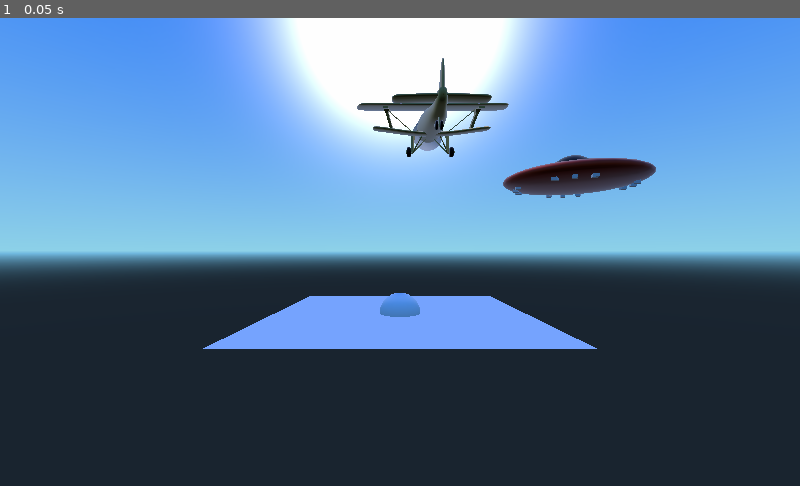
Above: before the commit, frame 1.
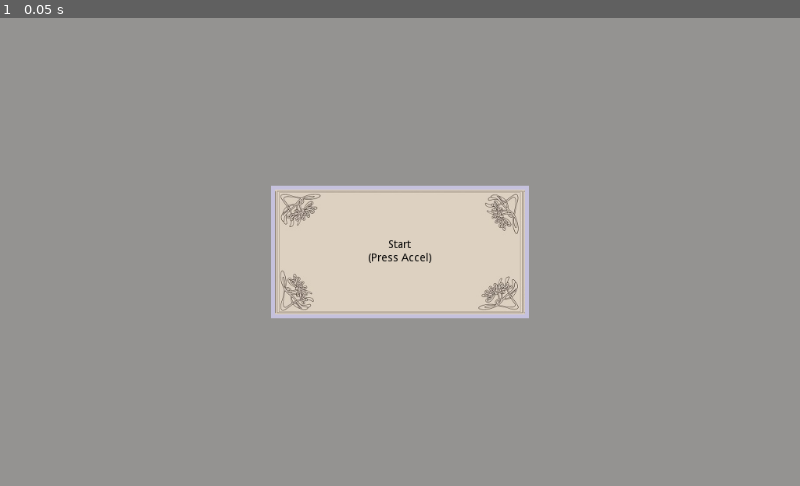
Above: after the commit, the same moment.

Repository: BrandonMakin/Gyro
Game: Godot game, scene res://menus/StartMenu.tscn
Same seed, same stepped clock (60 frames per second), same inputs: the game is played once before the commit and once after it. Before the commit the project starts from res://levels/level 01/Level01.tscn.
Inputs:
- Up to frame 1 (0.05 s): no input

The runs differ from the first frame. In frame 1, 100% of the frame differs, in the area x 0-100%, y 0-100%.

Commit message:
added menu

Diff:
--- a/gyro_godot_project/levels/demo level/Messenger.tscn
+++ b/gyro_godot_project/levels/demo level/Messenger.tscn
@@ -1,6 +1,7 @@
 [gd_scene load_steps=2 format=2]
 
-[ext_resource path="res://levels/demo level/demo.gd" type="Script" id=1]
+[ext_resource path="res://levels/level 01/demo.gd" type="Script" id=1]
+
 
 
 
--- a/gyro_godot_project/levels/demo level/demo.gd
+++ /dev/null
@@ -1,42 +0,0 @@
-extends Node
-
-var Vehicles = preload("res://levels/level 01/Vehicle.tscn")
-signal rotate
-onready var vehicle_parent = $"../vehicles"
-var vehicles_available = []
-var vehicles_occupied = []
-var players = {}
-var max_players = 2
-
-func _ready():
-	add_to_group("messengers")
-	for child in vehicle_parent.get_children():
-		vehicles_available.append(child)
-	printerr(vehicles_available)
-
-func _on_connect(new_id):
-	# When a new player connects: if there are any available vehicles,
-	# then match a player to a vehicle and make the vehicle occupied.
-	if (vehicles_available.size()):
-		players[new_id] = vehicles_available[-1]
-		vehicles_occupied.append(vehicles_available[-1])
-		vehicles_available.remove(0)
-	printerr(vehicles_available)
-
-func _physics_process(delta):
-	pass
-
-func _on_disconnect(id):
-	printerr("deleting " + id)
-	if players.has(id):
-		vehicles_available.append(players[id])
-		vehicles_occupied.remove( vehicles_occupied.find(players[id]) )
-		players.erase(id)
-	printerr(vehicles_available)
-
-func _on_rotate(id, angle, tilt):
-	players[id]._on_rotate(angle, tilt)
-
-func _on_button(id, name, state):
-	players[id]._on_button(name, state)
-	#print("Button " + name + " turned " + state)
--- a/gyro_godot_project/levels/level 01/Messenger.tscn
+++ b/gyro_godot_project/levels/level 01/Messenger.tscn
@@ -1,6 +1,7 @@
 [gd_scene load_steps=2 format=2]
 
-[ext_resource path="res://levels/demo level/demo.gd" type="Script" id=1]
+[ext_resource path="res://levels/level 01/demo.gd" type="Script" id=1]
+
 
 
 
--- a/gyro_godot_project/levels/level 01/Splitscreen.tscn
+++ b/gyro_godot_project/levels/level 01/Splitscreen.tscn
@@ -3,7 +3,7 @@
 [ext_resource path="res://levels/level 01/InterpolatedCamera.gd" type="Script" id=1]
 [ext_resource path="res://levels/level 01/Level01.tscn" type="PackedScene" id=2]
 
-[node name="Splitscreen" type="Node" index="0"]
+[node name="Splitscreen" type="Node"]
 
 [node name="Viewports" type="HBoxContainer" parent="." index="0"]
 
--- a/gyro_godot_project/levels/level 01/Vehicle.gd
+++ b/gyro_godot_project/levels/level 01/Vehicle.gd
@@ -2,6 +2,7 @@
 extends KinematicBody
 
 var velocity = Vector3()
+var desired_rotation = Vector3(0,0,0)
 
 enum Vehicle {BIPLANE, UFO}
 export(Vehicle) var vehicle_type = Vehicle.BIPLANE
@@ -15,10 +16,10 @@
 		$Biplane.visible = true
 
 func _on_rotate(angle, tilt):
-	rotation = Vector3((.5-tilt), 0, -angle/30)
-	velocity.x = angle / 2
+	desired_rotation = Vector3((-tilt), 0, -angle * 3)
+	velocity.x = angle * 45
 #	print(tilt)
-	velocity.y = (tilt-.5) * -40
+	velocity.y = (tilt) * -40
 
 func _on_button(name, state): #3 possible names for a button: accel, shoot, shock
 	#2 states for a button: on, off
@@ -30,4 +31,10 @@
 			velocity.z = 0
 
 func _physics_process(delta):
+	rotation = rotation.linear_interpolate(desired_rotation, delta * 15)
 	move_and_slide(velocity)
+
+func reset():
+	print("RESET")
+	rotation = Vector3()
+	velocity = Vector3()
--- /dev/null
+++ b/gyro_godot_project/levels/level 01/demo.gd
@@ -0,0 +1,57 @@
+extends Node
+
+var Vehicles = preload("res://levels/level 01/Vehicle.tscn")
+signal rotate
+onready var vehicle_parent = $"../vehicles"
+var vehicles_available = []
+var vehicles_occupied = []
+var players = {}
+var max_players = 2
+
+func _ready():
+	add_to_group("messengers")
+	for child in vehicle_parent.get_children():
+		vehicles_available.append(child)
+	printerr("Global.players: " + str(Global.players))
+	for i in range(min(2,Global.players.size())):
+		add_player(Global.players[i])
+	printerr(vehicles_available)
+
+func _on_connect(new_id):
+	print("new _on_connect connection")
+	# When a new player connects: if there are any available vehicles,
+	# then match a player to a vehicle and make the vehicle occupied.
+	if not vehicles_available.empty():
+		add_player(new_id)
+		printerr("players: " + str(players))
+	printerr(vehicles_available)
+
+func _physics_process(delta):
+	pass
+
+func _on_disconnect(id):
+	printerr("deleting " + id)
+	if players.has(id):
+		players[id].reset()
+		vehicles_available.append(players[id])
+		vehicles_occupied.remove( vehicles_occupied.find(players[id]) )
+		players.erase(id)
+	printerr(vehicles_available)
+
+func _on_rotate(id, angle, tilt):
+	if players.has(id):
+		players[id]._on_rotate(angle, tilt)
+#	else:
+#		print(id)
+
+func _on_button(id, name, state):
+	if players.has(id):
+		players[id]._on_button(name, state)
+	#print("Button " + name + " turned " + state)
+
+func add_player(id):
+		print("ID: " + id)
+		players[id] = vehicles_available[-1]
+		vehicles_occupied.append(vehicles_available[-1])
+		vehicles_available.remove(0)
+		print(players)
--- /dev/null
+++ b/gyro_godot_project/menus/Cursor.gd
@@ -0,0 +1,32 @@
+tool
+extends Node2D
+
+var color
+onready var target_position = position
+var speed = 1000
+var velocity = Vector2()
+
+func _ready():
+	color = Color()
+
+	color.v = 1
+	color.s = .8
+	color.h = randf()
+	update()
+
+func _process(delta):
+	position += velocity * delta * speed
+
+func _move(x, y):
+	rotation = x * PI / 2
+	velocity = velocity + (Vector2(x,y) - velocity) * .5
+
+func _draw():
+	# draw circle outline to add contrast:
+	draw_circle(Vector2(), 20, Color())
+	draw_circle(Vector2(), 18, color.contrasted())
+	draw_circle(Vector2(), 14, Color())
+	# draw rest of cursor:
+	draw_circle(Vector2(), 12, color)
+	draw_line(- Vector2(14, 0), Vector2(14, 0), Color(), 6)
+	draw_line(- Vector2(14, 0), Vector2(14, 0), color.contrasted(), 4)
--- /dev/null
+++ b/gyro_godot_project/menus/Cursor.tscn
@@ -0,0 +1,7 @@
+[gd_scene load_steps=2 format=2]
+
+[ext_resource path="res://menus/Cursor.gd" type="Script" id=1]
+
+[node name="Cursor" type="Node2D"]
+
+script = ExtResource( 1 )
--- /dev/null
+++ b/gyro_godot_project/menus/MenuObserver.gd
@@ -0,0 +1,27 @@
+extends Control
+
+var players = {}
+var cursor = preload("res://menus/Cursor.tscn")
+export(PackedScene) var level_1
+
+func _ready():
+	add_to_group("messengers")
+
+func _on_connect(id):
+	players[id] = cursor.instance()
+	players[id].position = Vector2(700, 500)
+	add_child(players[id])
+
+func _on_rotate(id, angle, tilt):
+#	print("angle: " + str(angle) + ", tilt: " + str(tilt))
+	if players.has(id):
+		players[id]._move(angle, tilt)
+
+func _on_button(id, button_name, state):
+	if button_name == "accel":
+		if $"../Start Button".get_rect().has_point( players[id].position ) :
+			get_tree().change_scene_to(level_1)
+
+func _on_disconnect(id):
+	players[id].queue_free()
+	players.erase(id)
--- /dev/null
+++ b/gyro_godot_project/menus/Start Button.gd
@@ -0,0 +1,11 @@
+extends ColorRect
+
+onready var color_no_hover = get_frame_color()
+onready var color_hover =  Color(0.957031, 0.919544, 0.869561)
+
+func _process(delta):
+	color = color_no_hover
+	for cursor in $"../MenuObserver".get_children():
+		if get_rect().has_point(cursor.position):
+			color = color_hover
+			break
--- /dev/null
+++ b/gyro_godot_project/menus/StartMenu.tscn
@@ -0,0 +1,143 @@
+[gd_scene load_steps=5 format=2]
+
+[ext_resource path="res://menus/Start Button.gd" type="Script" id=1]
+[ext_resource path="res://menus/wright menu.jpeg" type="Texture" id=2]
+[ext_resource path="res://menus/MenuObserver.gd" type="Script" id=3]
+[ext_resource path="res://levels/level 01/Splitscreen.tscn" type="PackedScene" id=4]
+
+[node name="StartMenu" type="Control"]
+
+anchor_left = 0.0
+anchor_top = 0.0
+anchor_right = 1.0
+anchor_bottom = 1.0
+rect_pivot_offset = Vector2( 0, 0 )
+rect_clip_content = false
+mouse_filter = 0
+mouse_default_cursor_shape = 0
+size_flags_horizontal = 1
+size_flags_vertical = 1
+
+[node name="QR" type="ColorRect" parent="." index="0"]
+
+anchor_left = 0.0
+anchor_top = 0.0
+anchor_right = 1.0
+anchor_bottom = 1.0
+rect_pivot_offset = Vector2( 0, 0 )
+rect_clip_content = false
+mouse_filter = 0
+mouse_default_cursor_shape = 0
+size_flags_horizontal = 1
+size_flags_vertical = 1
+color = Color( 0.582031, 0.576667, 0.569514, 1 )
+
+[node name="Start Button" type="ColorRect" parent="." index="1"]
+
+anchor_left = 0.5
+anchor_top = 0.5
+anchor_right = 0.5
+anchor_bottom = 0.5
+margin_left = -165.0
+margin_top = -85.0
+margin_right = 165.0
+margin_bottom = 85.0
+rect_min_size = Vector2( 330, 170 )
+rect_pivot_offset = Vector2( 0, 0 )
+rect_clip_content = false
+mouse_filter = 0
+mouse_default_cursor_shape = 0
+size_flags_horizontal = 1
+size_flags_vertical = 1
+color = Color( 0.77451, 0.760784, 0.870588, 1 )
+script = ExtResource( 1 )
+_sections_unfolded = [ "Rect" ]
+
+[node name="Artsy stuff" type="NinePatchRect" parent="Start Button" index="0"]
+
+anchor_left = 0.5
+anchor_top = 0.5
+anchor_right = 0.5
+anchor_bottom = 0.5
+margin_left = -160.0
+margin_top = -80.0
+margin_right = 160.0
+margin_bottom = 80.0
+rect_pivot_offset = Vector2( 0, 0 )
+rect_clip_content = false
+mouse_filter = 2
+mouse_default_cursor_shape = 0
+size_flags_horizontal = 1
+size_flags_vertical = 1
+texture = ExtResource( 2 )
+region_rect = Rect2( 80, 0, 188, 196 )
+patch_margin_left = 80
+patch_margin_top = 80
+patch_margin_right = 80
+patch_margin_bottom = 80
+axis_stretch_horizontal = 2
+axis_stretch_vertical = 2
+_sections_unfolded = [ "Axis Stretch", "Patch Margin", "Rect" ]
+
+[node name="Label" type="Label" parent="Start Button/Artsy stuff" index="0"]
+
+anchor_left = 0.0
+anchor_top = 0.0
+anchor_right = 1.0
+anchor_bottom = 1.0
+rect_pivot_offset = Vector2( 0, 0 )
+rect_clip_content = false
+mouse_filter = 2
+mouse_default_cursor_shape = 0
+size_flags_horizontal = 1
+size_flags_vertical = 4
+custom_colors/font_color = Color( 0, 0, 0, 1 )
+text = "Start
+(Press Accel)"
+align = 1
+valign = 1
+percent_visible = 1.0
+lines_skipped = 0
+max_lines_visible = -1
+_sections_unfolded = [ "custom_colors" ]
+
+[node name="RichTextLabel" type="RichTextLabel" parent="." index="2"]
+
+anchor_left = 0.0
+anchor_top = 0.5
+anchor_right = 1.0
+anchor_bottom = 0.5
+rect_pivot_offset = Vector2( 0, 0 )
+rect_clip_content = true
+mouse_filter = 0
+mouse_default_cursor_shape = 0
+size_flags_horizontal = 1
+size_flags_vertical = 1
+custom_colors/default_color = Color( 0, 0, 0, 1 )
+bbcode_enabled = false
+bbcode_text = ""
+visible_characters = -1
+percent_visible = 1.0
+meta_underlined = true
+tab_size = 4
+text = "hello [b]hello[/b] hello"
+scroll_active = true
+scroll_following = false
+selection_enabled = false
+override_selected_font_color = false
+_sections_unfolded = [ "BBCode", "custom_colors" ]
+
+[node name="MenuObserver" type="Control" parent="." index="3"]
+
+anchor_left = 0.0
+anchor_top = 0.0
+anchor_right = 1.0
+anchor_bottom = 1.0
+rect_pivot_offset = Vector2( 0, 0 )
+rect_clip_content = false
+mouse_filter = 0
+mouse_default_cursor_shape = 0
+size_flags_horizontal = 1
+size_flags_vertical = 1
+script = ExtResource( 3 )
+level_1 = ExtResource( 4 )
--- a/gyro_godot_project/project.godot
+++ b/gyro_godot_project/project.godot
@@ -8,18 +8,15 @@
 
 config_version=3
 
-_global_script_classes=null
-_global_script_class_icons=null
-
 [application]
 
 config/name="Gyro Game"
-run/main_scene="res://levels/level 01/Level01.tscn"
+run/main_scene="res://menus/StartMenu.tscn"
 config/icon="res://icon.png"
 
 [autoload]
 
-Startup="*res://scripts/Startup.gd"
+Global="*res://scripts/Startup.gd"
 
 [rendering]
 
--- a/gyro_godot_project/scripts/Startup.gd
+++ b/gyro_godot_project/scripts/Startup.gd
@@ -5,10 +5,12 @@
 
 extends HTTPRequest
 
+var players = []
 var port = 8001
 var udp = PacketPeerUDP.new()
 var server_pid
 var qr
+var DEADZONE_RADIUS = 0.05
 
 func _ready():
 	print("LOOK HERE")
@@ -47,20 +49,27 @@
 				request("http://localhost:8000/pong")
 			"8":
 				qr = packet
+#				print(packet)
 				print(qr)
 				# AKASH GO HERE
 #			"0":
 #				get_tree().call_group("messengers", "_on_message", packet)
-			"1":
+			"1": # On player connect
+				players.append(packet)
+				print("Startup - players: " + str(players))
 				get_tree().call_group("messengers", "_on_connect", packet)
-			"2":
+			"2": # On player disconnect
+				players.remove(players.find(packet))
+				printerr(players)
 				get_tree().call_group("messengers", "_on_disconnect", packet)
-			"3":
+			"3": # On player phone button press
 				var data = JSON.parse(packet).result #data contains i (id), n (name), and s (state)
 				get_tree().call_group("messengers", "_on_button", data.i, data.n, data.s)
-			"4":
+			"4": # On player phone rotation
 				var data = JSON.parse(packet).result #data contains id, a (angle), and t (tilt)
-				get_tree().call_group("messengers", "_on_rotate", data.id, data.a, data.t)
+				var angle = clean_angle_data(data.a)
+				var tilt = clean_tilt_data(data.t)
+				get_tree().call_group("messengers", "_on_rotate", data.id, angle, tilt)
 			_:
 				print("Unknown message: " + packet)
 
@@ -68,3 +77,22 @@
 	var err = udp.listen(port)
 	if err != OK:
 		print("Can't listen specified port")
+
+func clean_angle_data(angle):
+	# PRECONDITION: angle ranges from -90 to 90
+	angle /= 90
+	angle = add_deadzone(angle)
+	return angle
+	# POSTCONDITION: angle ranges from -1 to 1,
+	#	and there is a deadzone at plus or minus DEADZONE_RADIUS
+
+func clean_tilt_data(tilt):
+	# PRECONDITION: tilt ranges from 1 to 0
+	tilt = (tilt * 2) - 1 - .2
+	tilt = add_deadzone(tilt)
+	return tilt
+	# POSTCONDITION: tilt ranges from -1.2 (phone face-down) to 0.8 (phone face-up),
+	#	and there is a deadzone at plus or minus DEADZONE_RADIUS
+
+func add_deadzone(value):
+	return 0 if (abs(value) < DEADZONE_RADIUS) else value
Renamed: gyro_godot_project/levels/level 01/messenger.gd -> gyro_godot_project/levels/demo level/messenger.gd
Binary file added: gyro_godot_project/menus/wright menu.jpeg
Not shown, added: gyro_godot_project/menus/wright menu.jpeg.import
Not shown, changed: node_server/index-linux
Not shown, changed: node_server/index-macos
Not shown, changed: node_server/index-win.exe
